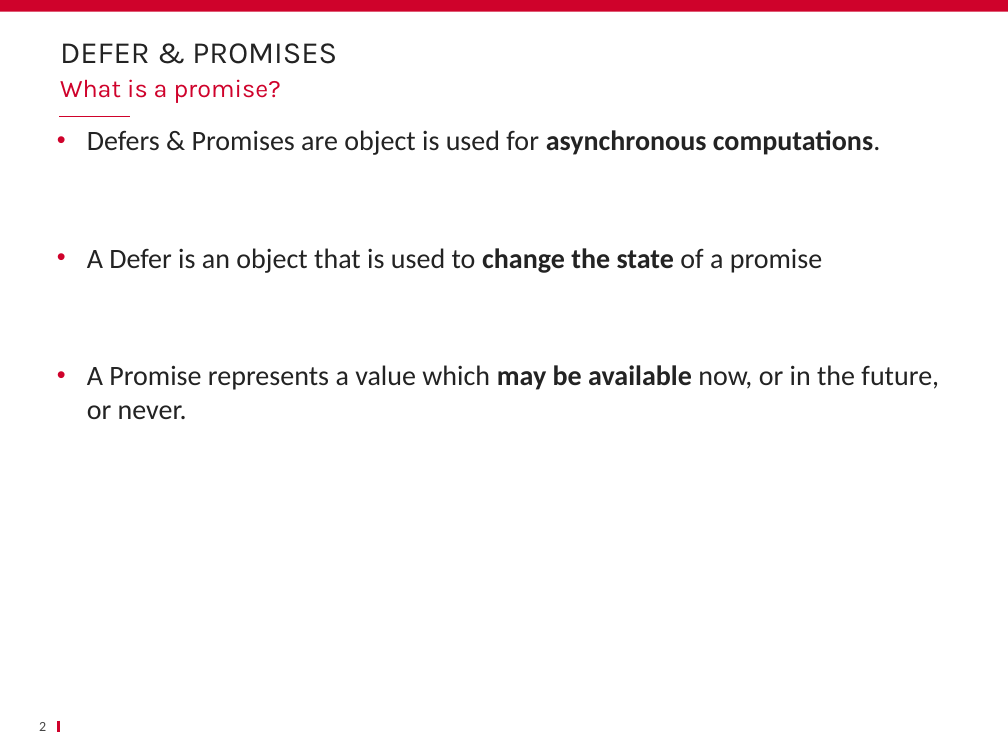
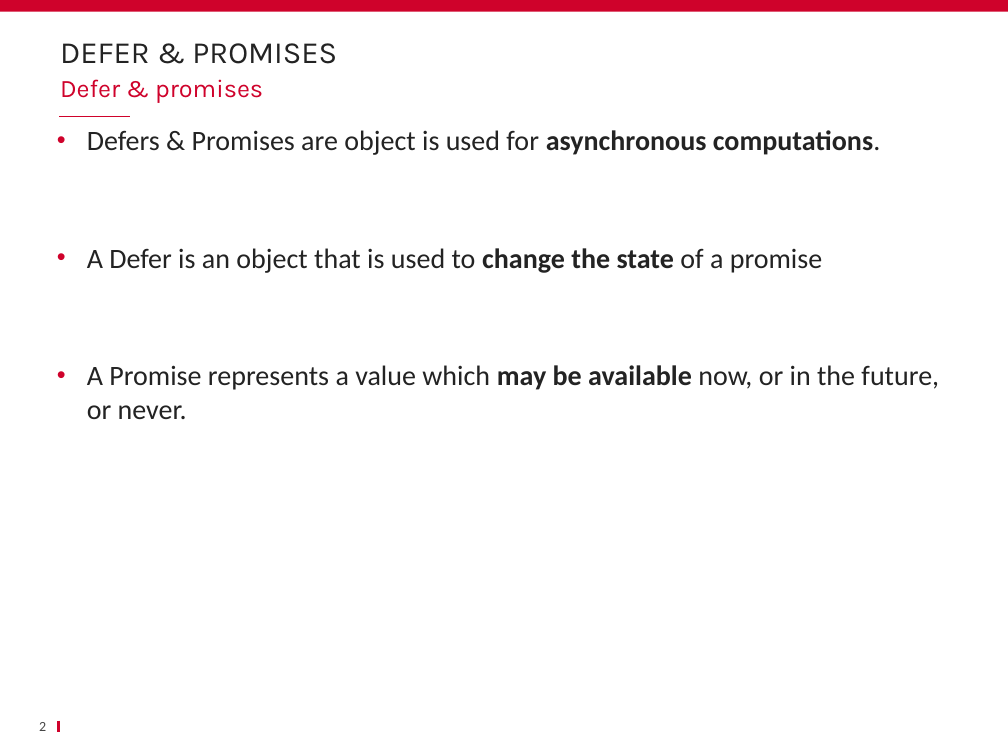
Before and after one commit to ycintre/formation-angularjs, a slide deck: slide 2 of 10 $q/$q.pptx. Drawn at 1008x756 pixels with LibreOffice and Linux fonts; fonts in the diff are those of the drawing; background and template pictures are left out. Boxes give left, top, right and bottom in pixels: in the first picture for what was removed or moved away, otherwise in the second. Text is boxed around its words. In the diff, an @@ line names an element or a change of style, - is before the commit and + after.

```diff
--- a/10 $q/$q.pptx
+++ b/10 $q/$q.pptx
@@ text at bbox=[60, 79, 263, 103]: text changed @@
-What is a promise?
+Defer & promises
```
Also in this commit, not shown: 6 other slides changed, 2 slides removed.
